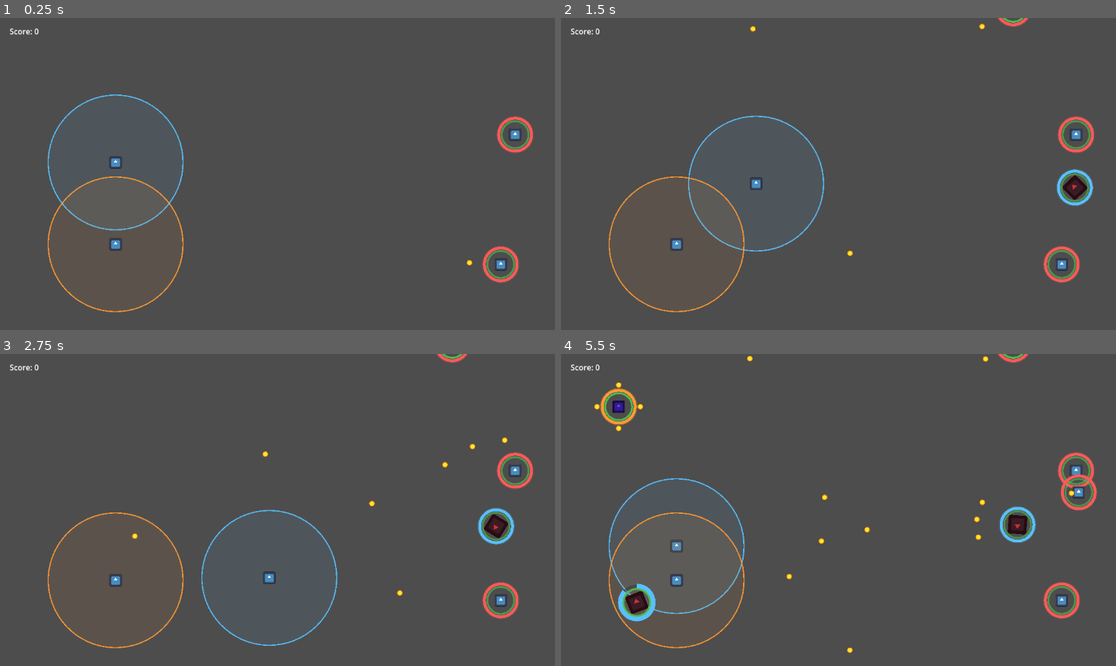
Above: before the commit, frames 1-4 (two rows, left to right).
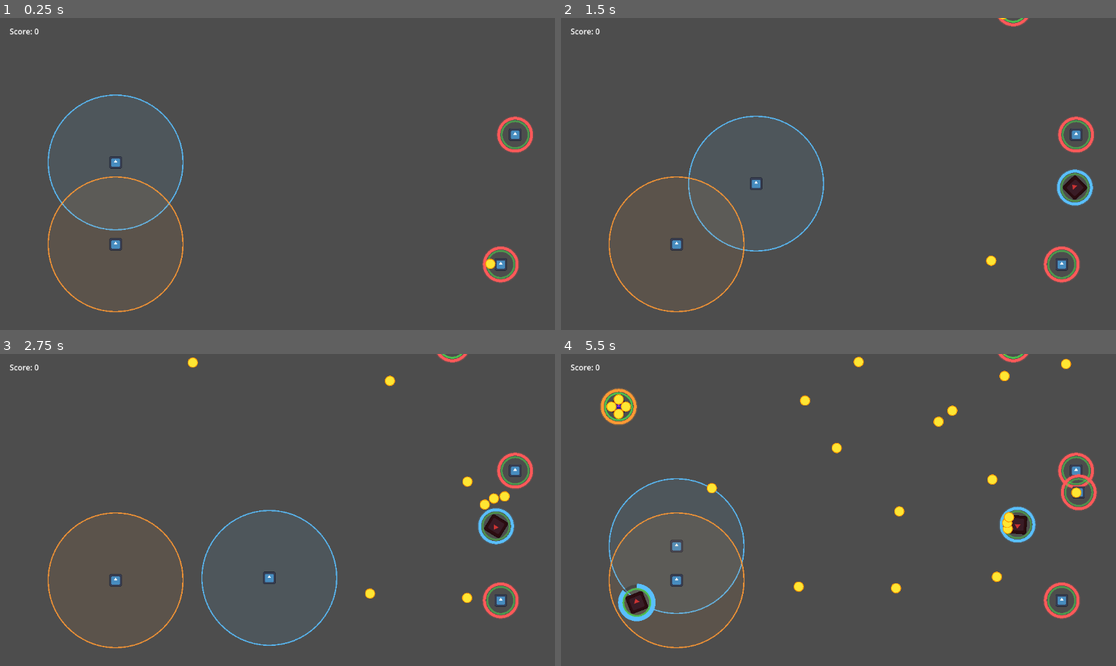
Above: after the commit, the same moments.

Repository: AgustinRamiroDiaz/just-metal-shapes
Game: Godot game, scene res://main_level.tscn
Two runs of this game, one before a commit and one after it. Both use one fixed random seed, a clock stepped at 60 frames per second and the inputs below. The engine's default icon, where the game draws it, is replaced by a stand-in: a white triangle on a blue panel in a dark square.
Inputs:
- Up to frame 1 (0.25 s): no input
- Up to frame 2 (1.5 s): hold Right (ui_right) 0.53-1.28 s; tap K (p2_down) at 0.6 s; hold Down (ui_down) from 1.28 s (still down); tap J (p2_left) at 1.35 s
- Up to frame 3 (2.75 s): release Down (ui_down) at 2.03 s; hold Right (ui_right) from 2.03 s (still down); tap L (p2_right) at 2.1 s
- Up to frame 4 (5.5 s): release Right (ui_right) at 2.78 s; hold Up (ui_up) 2.78-3.53 s; tap one key every 0.75 s from 2.85 s: I (p2_up) K (p2_down) J (p2_left) L (p2_right); hold Left (ui_left) 3.53-5.03 s; hold Down (ui_down) from 5.03 s (still down)

The runs differ from the first frame. In frame 1, less than 0.1% of the frame differs, in the area x 84-90%, y 77-81%; in frame 2, 0.1%; in frame 3, 0.5%; in frame 4, 1.3%, in the area x 6-94%, y 0-96%.

Commit message:
balance projectiles

Diff:
--- a/scenes/projectile.tscn
+++ b/scenes/projectile.tscn
@@ -1,14 +1,13 @@
-[gd_scene format=3 uid="uid://cprojectile01"]
+[gd_scene format=3 uid="uid://mmtnpmljope"]
 
-[ext_resource type="Script" path="res://scripts/projectile.gd" id="1_proj"]
+[ext_resource type="Script" uid="uid://dwxp3juiuuliq" path="res://scripts/projectile.gd" id="1_proj"]
 
 [sub_resource type="CircleShape2D" id="CircleShape2D_1"]
-radius = 6.0
+radius = 12.0
 
-[node name="Projectile" type="Area2D"]
+[node name="Projectile" type="Area2D" unique_id=1227988378]
 collision_layer = 0
-collision_mask = 1
 script = ExtResource("1_proj")
 
-[node name="CollisionShape2D" type="CollisionShape2D" parent="."]
+[node name="CollisionShape2D" type="CollisionShape2D" parent="." unique_id=2136232067]
 shape = SubResource("CircleShape2D_1")
--- a/scripts/projectile.gd
+++ b/scripts/projectile.gd
@@ -1,8 +1,8 @@
 extends Area2D
 
 var direction: Vector2 = Vector2.RIGHT
-var speed: float = 300.0
-var lifetime: float = 5.0
+var speed: float = 100.0
+var lifetime: float = 30.0
 
 
 func _ready() -> void:
@@ -21,8 +21,8 @@
 
 
 func _draw() -> void:
-	draw_circle(Vector2.ZERO, 5.0, Color(1.0, 0.9, 0.2, 1.0))
-	draw_arc(Vector2.ZERO, 5.0, 0.0, TAU, 16, Color(1.0, 0.6, 0.0, 1.0), 1.5)
+	draw_circle(Vector2.ZERO, 10.0, Color(1.0, 0.9, 0.2, 1.0))
+	draw_arc(Vector2.ZERO, 10.0, 0.0, TAU, 16, Color(1.0, 0.6, 0.0, 1.0), 1.5)
 
 
 func _on_body_entered(body: Node) -> void:
